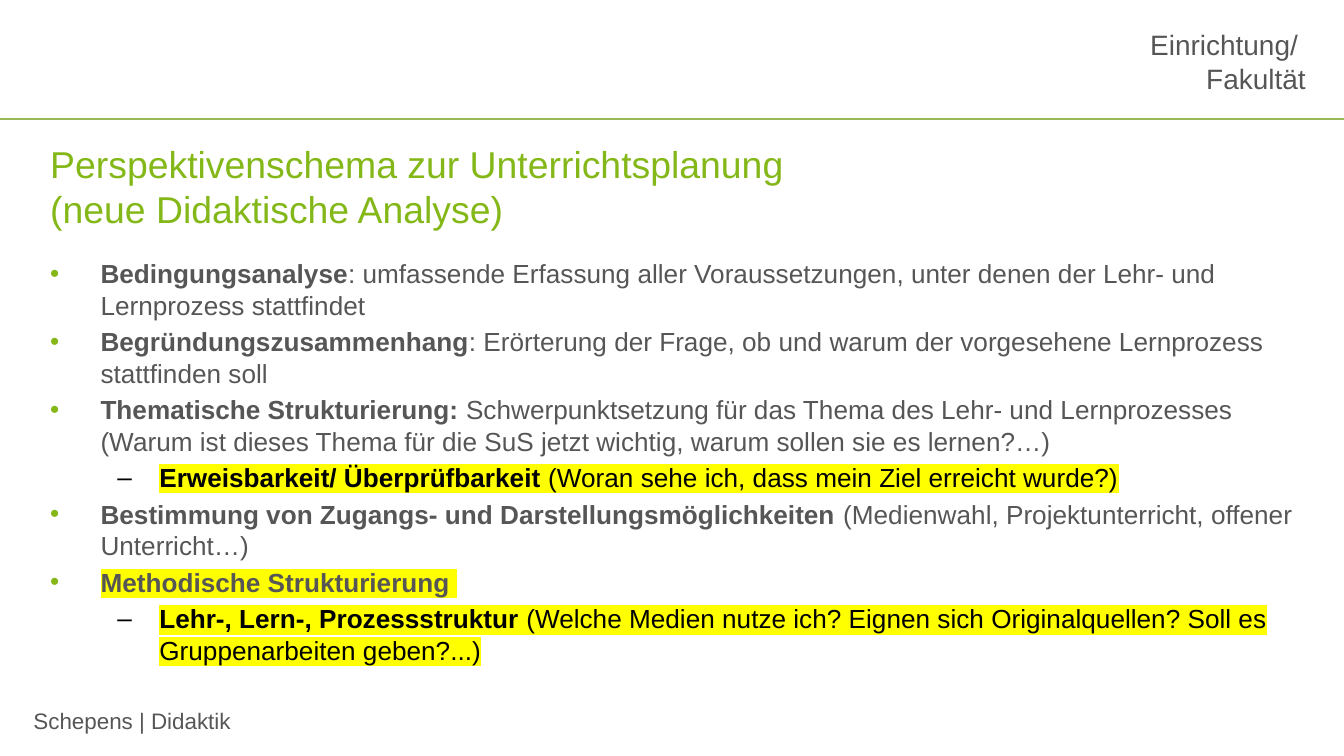
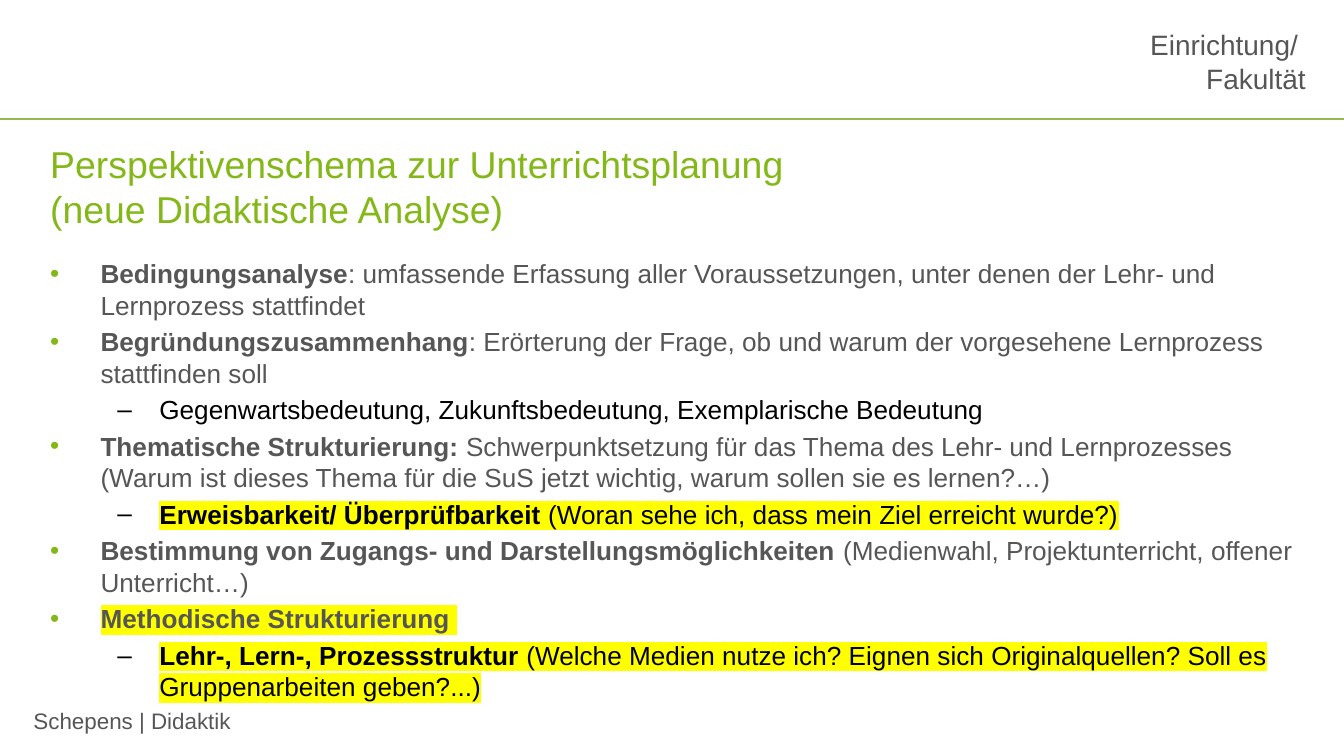
Before and after one commit to jobschepens/didakt21, a slide deck: slide 5 of folien/week7.pptx. Drawn at 1344x756 pixels with LibreOffice and Linux fonts; fonts in the diff are those of the drawing; background and template pictures are left out. Boxes give left, top, right and bottom in pixels: in the first picture for what was removed or moved away, otherwise in the second. Text is boxed around its words. In the diff, an @@ line names an element or a change of style, - is before the commit and + after.

```diff
--- a/folien/week7.pptx
+++ b/folien/week7.pptx
@@ text at <box>159,400,983,425</box>: paragraph added @@
+  – Gegenwartsbedeutung, Zukunftsbedeutung, Exemplarische Bedeutung
```
Also in this commit, not shown: 3 other slides changed, 2 slides added.
